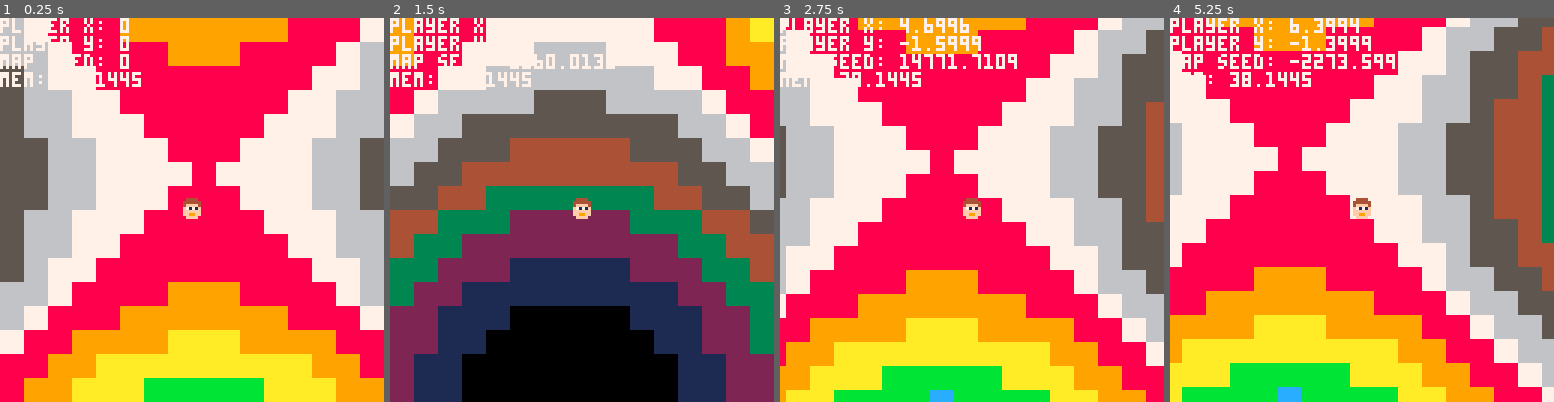
Above: before the commit, frames 1-4 (left to right).
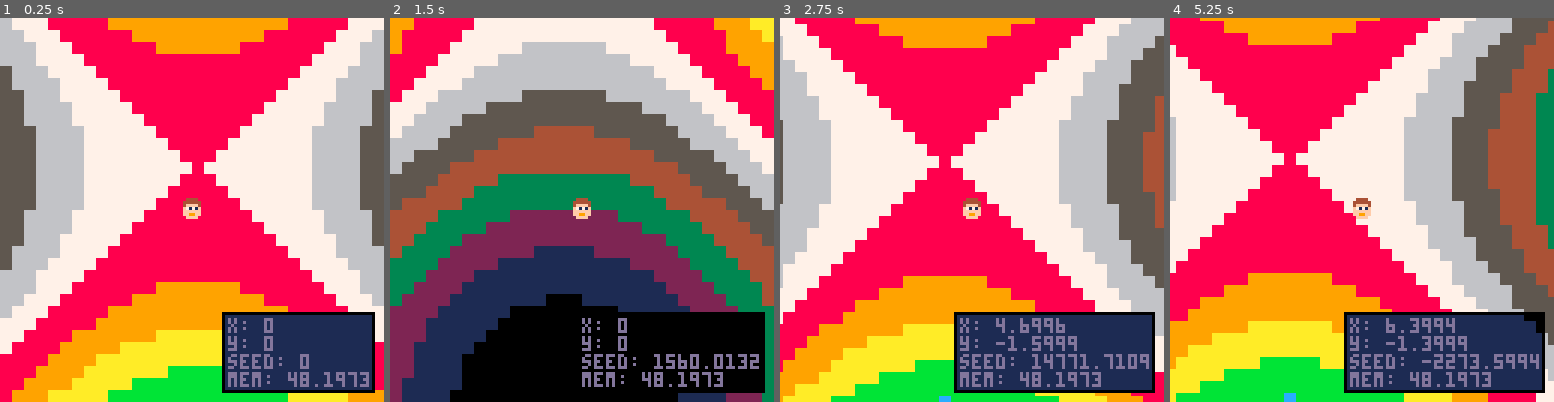
Above: after the commit, the same moments.

Repository: akd-io/pico8
Game: PICO-8 cartridge demos/procgen-map.p8
Same seed, same stepped clock (60 frames per second), same inputs: the game is played once before the commit and once after it.
Inputs:
- Up to frame 1 (0.25 s): no input
- Up to frame 2 (1.5 s): tap X (X key) at 0.33, 1.07 s
- Up to frame 3 (2.75 s): hold Right 1.6-2.1 s; tap X (X key) at 1.85 s; hold Up 2.15-2.42 s; hold Right from 2.47 s (still down)
- Up to frame 4 (5.25 s): tap X (X key) at 2.97, 4.08, 5.2 s; release Right at 3.03 s; hold Left 3.08-3.58 s; hold Down 3.63-3.97 s; hold Right 4.02-4.68 s; hold Up 4.73-5.03 s; hold Left from 5.08 s (still down)

The runs differ from the first frame. In frame 1, 23% of the frame differs, in the area x 0-100%, y 0-100%; in frame 2, 22%; in frame 3, 26%; in frame 4, 26%.

Commit message:
procgen-map: Implement tileLength. Remove clamp, use mid.

Diff:
--- a/demos/procgen-map.p8
+++ b/demos/procgen-map.p8
@@ -17,26 +17,25 @@
 
 #include ../lib/join.lua
 #include ../lib/table_to_str.lua
-#include ../lib/clamp.lua
 #include ../lib/with_temp_seed.lua
+#include ../lib/get_text_width.lua
+#include ../lib/overlay.lua
 
-local tileSize = 8
-
--- noise(x,y) returns a number between 0 and 1
--- TODO: improve noise function
-function noise(x, y)
-  return (cos(x / 40) + sin(y / 40) + 2) / 4
-end
+local tileLength = 4
+local screenW = 128
+local maxTilesVisiblePerRow = screenW / tileLength + 1
 
 local character = {
   -- Its x and y coordinates are world coordinates.
-  position = { x = 0, y = 0 },
+  worldX = 0,
+  worldY = 0,
+  -- TODO: Add speed param?
   update = function(self)
     local dx = tonum(btn(➡️)) - tonum(btn(⬅️))
     local dy = tonum(btn(⬇️)) - tonum(btn(⬆️))
     local mag = 10 * max(1, sqrt(dx * dx + dy * dy))
-    self.position.x += dx / mag
-    self.position.y += dy / mag
+    self.worldX += dx / mag
+    self.worldY += dy / mag
   end,
   -- The character is always drawn in the center of on the screen.
   draw = function()
@@ -50,31 +49,38 @@
   -- The indices x and y are in the range 0-16. And, offset by the character's position, represent the world coordinates.
   -- The tile at 8,8 is always the tile under the character.
   grid = {},
+  -- noise(x,y) returns a number between 0 and 1
+  -- TODO: improve noise function
+  noise = function(worldX, worldY)
+    local value = cos(worldX / 40) + sin(worldY / 40)
+    -- Adjust from -2..2 to 0..1
+    return (value + 2) / 4
+  end,
   update = function(self)
     if (btnp(❎)) self.seed = rnd(~0)
     withTempSeed(
       self.seed, function()
         local randomOffsetX = rnd(1000)
         local randomOffsetY = rnd(1000)
-        for x = 0, 16 do
+        for x = 0, maxTilesVisiblePerRow - 1 do
           self.grid[x] = {}
-          for y = 0, 16 do
-            local sprite = 16 * noise(
-              flr(randomOffsetX) + flr(character.position.x) + x - 8,
-              flr(randomOffsetY) + flr(character.position.y) + y - 8
+          for y = 0, maxTilesVisiblePerRow - 1 do
+            local sprite = 16 * self.noise(
+              flr(randomOffsetX) + flr(character.worldX) + x * (tileLength / 8) - 8,
+              flr(randomOffsetY) + flr(character.worldY) + y * (tileLength / 8) - 8
             )
-            self.grid[x][y] = clamp(sprite, 0, 15) -- noise() is 0-1 inclusive, but we really needed it to be exclusive, so we clamp.
+            self.grid[x][y] = mid(sprite, 0, 15) -- noise() is 0-1 inclusive, but we really needed it to be exclusive, so we clamp.
           end
         end
       end
     )
   end,
   draw = function(self)
-    for tileX = 0, 16 do
-      for tileY = 0, 16 do
-        local x = 8 * (tileX - (0x0000.ffff & character.position.x))
-        local y = 8 * (tileY - (0x0000.ffff & character.position.y))
-        rectfill(x, y, x + 7, y + 7, flr(self.grid[tileX][tileY]))
+    for worldX = 0, maxTilesVisiblePerRow - 1 do
+      for worldY = 0, maxTilesVisiblePerRow - 1 do
+        local screenX = tileLength * (worldX - (0x0000.ffff & character.worldX))
+        local screenY = tileLength * (worldY - (0x0000.ffff & character.worldY))
+        rectfill(screenX, screenY, screenX + tileLength - 1, screenY + tileLength - 1, flr(self.grid[worldX][worldY]))
       end
     end
   end
@@ -93,10 +99,14 @@
 end
 
 function drawStats()
-  print("player x: " .. character.position.x, 0, 0, 7)
-  print("player y: " .. character.position.y, 0, 6, 7)
-  print("map seed: " .. myMap.seed, 0, 12, 7)
-  print("mem: " .. stat(0), 0, 18, 7)
+  local string = "x: " .. character.worldX .. "\n"
+      .. "y: " .. character.worldY .. "\n"
+      .. "seed: " .. myMap.seed .. "\n"
+      .. "mem: " .. stat(0)
+  local stringWidth = getTextWidth(string)
+  local x, y = 128 - stringWidth - 7, 98
+  overlay(x, y, stringWidth + 4, 27)
+  print(string, x + 2, y + 2, 13)
 end
 
 __gfx__
--- a/lib/clamp.lua
+++ /dev/null
@@ -1,3 +0,0 @@
-function clamp(value, min, max)
-  return value < min and min or value > max and max or value
-end
--- a/lib/get_text_width.lua
+++ b/lib/get_text_width.lua
@@ -1,5 +1,5 @@
 -- getTextWidth() takes a string and prints it off-screen to calculate and
 -- return the width of the text.
 function getTextWidth(text)
-  return print(text, 0, -100) - 1
+  return print(text, 0, -1000) - 1
 end
